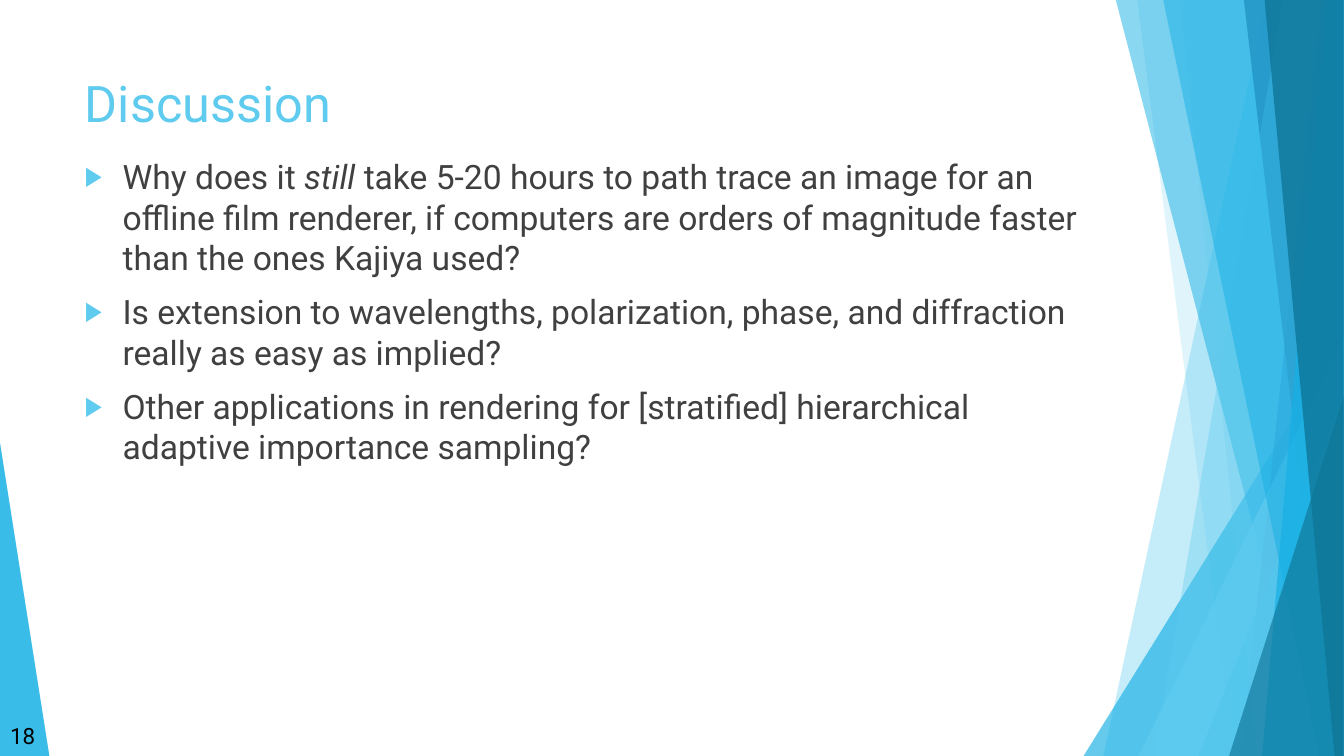
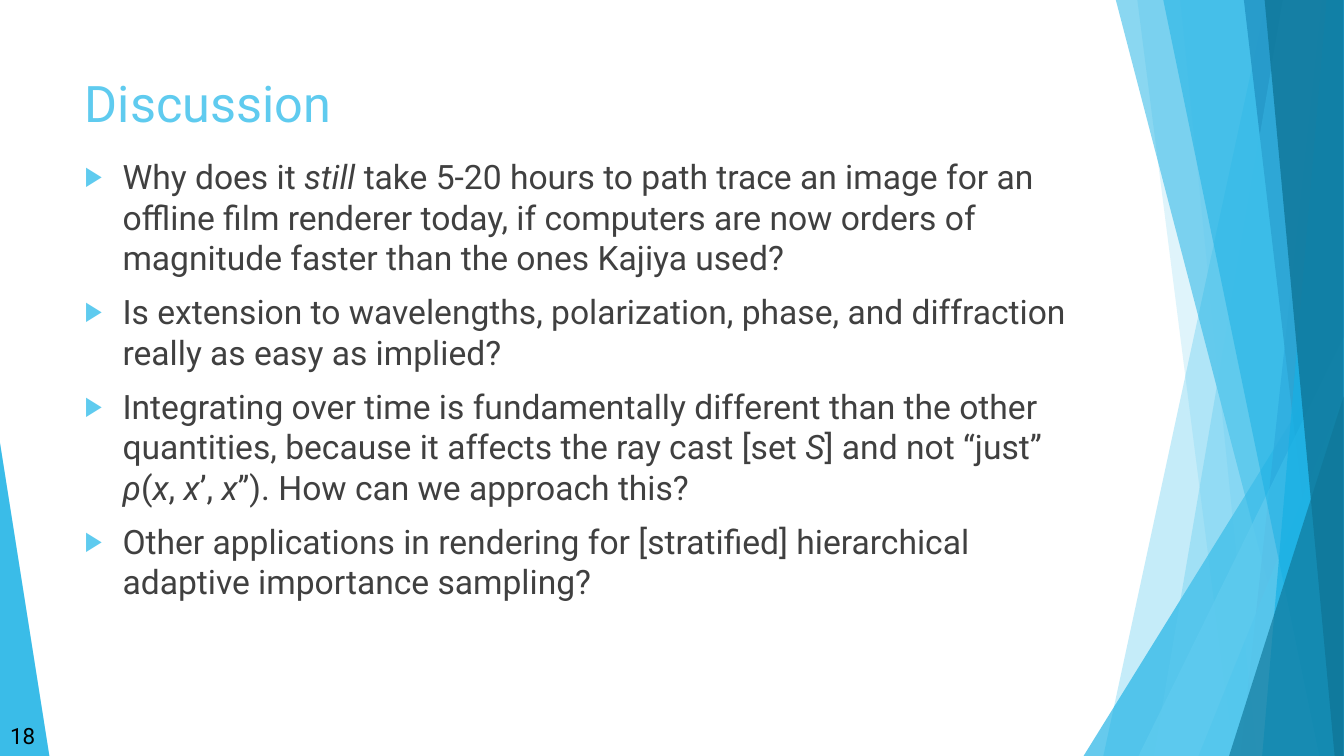
Before and after one commit to morgan3d/advanced-ray-tracing-course, a slide deck: slide 18 of present-research.pptx. Drawn at 1344x756 pixels with LibreOffice and Linux fonts; fonts in the diff are those of the drawing. Boxes give left, top, right and bottom in pixels: in the first picture for what was removed or moved away, otherwise in the second. Text is boxed around its words. In the diff, an @@ line names an element or a change of style, - is before the commit and + after.

```diff
--- a/present-research.pptx
+++ b/present-research.pptx
@@ text at (123, 163, 1034, 277): text changed @@
-▶ Why does it still take 5-20 hours to path trace an image for an offline film renderer, if computers are orders of magnitude faster than the ones Kajiya used?
+▶ Why does it still take 5-20 hours to path trace an image for an offline film renderer today, if computers are now orders of magnitude faster than the ones Kajiya used?
@@ text at (123, 393, 1042, 508): paragraph added @@
+▶ Integrating over time is fundamentally different than the other quantities, because it affects the ray cast [set S] and not “just” ρ(x, x’, x’’). How can we approach this?
```
Also in this commit, not shown: 1 other slide changed, 2 other files.
